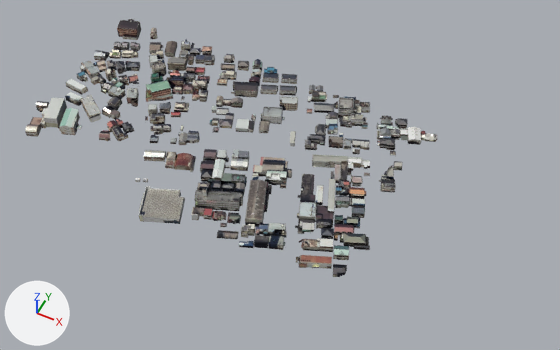
What one commit did to the glTF model spike-3d/public/data/2023-lod3-station-2-2-packed.glb.
Both versions are drawn from a 50 mm camera at (930.0, 161.0, 601.0) aimed at (704.0, 612.0, 37.0). Every picture has the same lights, and +X, +Y and +Z are marked at lower left. The first picture is the older version. Where no turn or scale is listed for an object, it has been applied to the vertices. Vertices at exactly the same position are counted once.
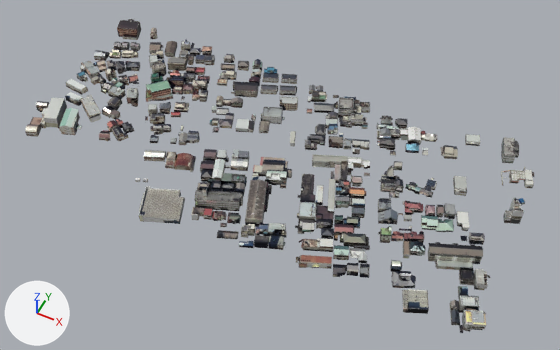
Where the newer file only moved an object's origin or applied its transform, the numbers keep the older frame.

Changed parts and their boxes (x1, y1, x2, y2) in the pictures (560 x 350 px):
'Mesh_0', reshaped (24% wider, 22% taller): before (25, 19, 437, 277); after (25, 19, 535, 333)
part 1 of me_mesh_0, added: after (404, 215, 412, 221)
part 2 of me_mesh_0, built on: before (71, 23, 403, 242); after (76, 19, 535, 332)

What changed in the scene script:
```text
Add img_data_1_data593_b3dm_0:
    img_data_1_data593_b3dm_0 = load_image('data_1_data593.b3dm#0', '_unpacked/data_1_data593.b3dm_0', 2048, 2048, 'sRGB')
Change mat_material_1:
    where n2 = _N.new('ShaderNodeTexImage'); n2.name = 'Image Texture'
    n2.image: img_data_1_data597_b3dm_0 -> img_data_1_data593_b3dm_0
    where n3 = _N.new('ShaderNodeMapping'); n3.name = 'Mapping'
    n3.inputs[1].default_value: (0.0, -14.53, 0.0) -> (0.0, -12.41, 0.0)  # 'Location'
    n3.inputs[3].default_value: (10.3, 15.5, 1.0) -> (15.69, 13.24, 1.0)  # 'Scale'
Change mat_material_2:
    where n2 = _N.new('ShaderNodeTexImage'); n2.name = 'Image Texture'
    n2.image: img_data_1_data598_b3dm_0 -> img_data_1_data597_b3dm_0
    where n3 = _N.new('ShaderNodeMapping'); n3.name = 'Mapping'
    n3.inputs[1].default_value: (0.0, -12.91, 0.0) -> (0.0, -14.53, 0.0)  # 'Location'
    n3.inputs[3].default_value: (15.82, 13.77, 1.0) -> (10.3, 15.5, 1.0)  # 'Scale'
Change mat_material_3:
    where n2 = _N.new('ShaderNodeTexImage'); n2.name = 'Image Texture'
    n2.image: img_data_1_data613_b3dm_0 -> img_data_1_data598_b3dm_0
    where n3 = _N.new('ShaderNodeMapping'); n3.name = 'Mapping'
    n3.inputs[1].default_value: (0.0, -15.0, 0.0) -> (0.0, -12.91, 0.0)  # 'Location'
    n3.inputs[3].default_value: (15.99, 16.0, 1.0) -> (15.82, 13.77, 1.0)  # 'Scale'
Add mat_material_4:
    mat_material_4 = bpy.data.materials.new('Material_4')
    # uses the picture img_data_1_data613_b3dm_0
Change me_mesh_0:
    used by ob_mesh_0; location = (436.8, 742.9, 42.1)
    remove me_mesh_0.from_pydata(...)  # 11069 vertices, 21384 faces; spans x 0.0..389.0, y -243.0..0.0, z 0.0..20.0
    add me_mesh_0.from_pydata(...)  # 14628 vertices, 28342 faces; spans x 0.0..495.0, y -243.0..5.0, z 0.0..24.0
    me_mesh_0 part 1: the loose piece of 8 vertices spanning x 223.0..234.0, y -137.0..-127.0, z 0.0..9.0 is copied, and the copy is scaled about its middle by (0.711, 0.72, 0.388), then moved by (170.0, 1.0, -2.0); it spans x 394.0..402.0, y -135.0..-128.0, z 1.0..4.0
    me_mesh_0 part 2: 31 vertices moved within x 12.0..360.0, y -195.0..-27.0, z 0.0..11.0; 134 vertices removed from x 12.0..360.0, y -211.0..-3.0, z 0.0..14.0; 3571 vertices added at x 12.0..495.0, y -226.0..5.0, z 0.0..24.0
    other edits to the shape of me_mesh_0 do not show in these pictures
    add me_mesh_0.materials.append(mat_material_4)
```
